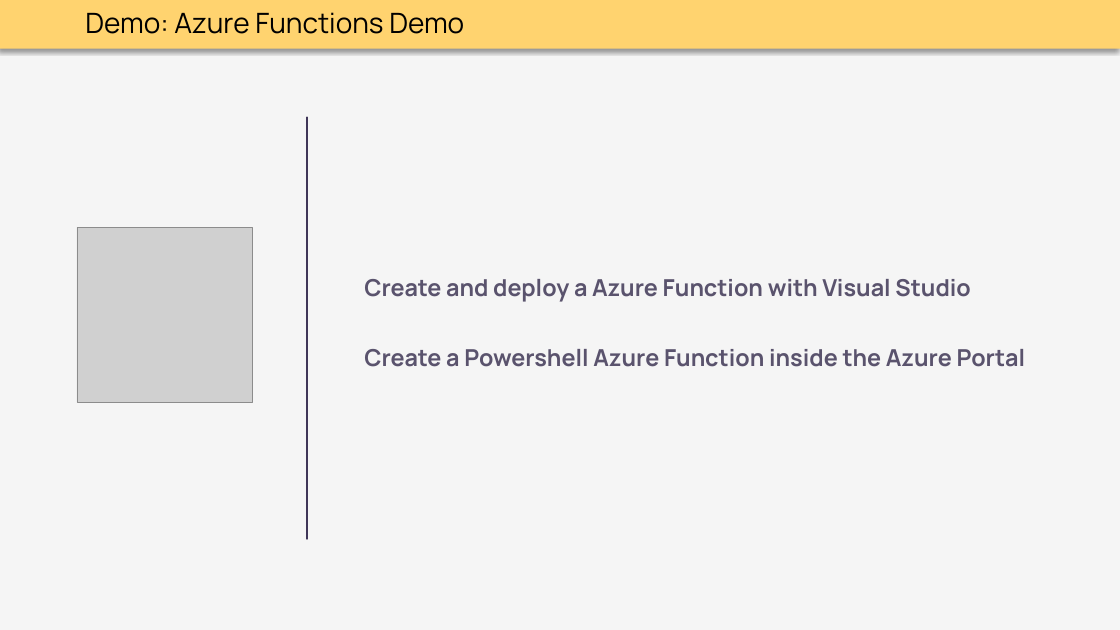
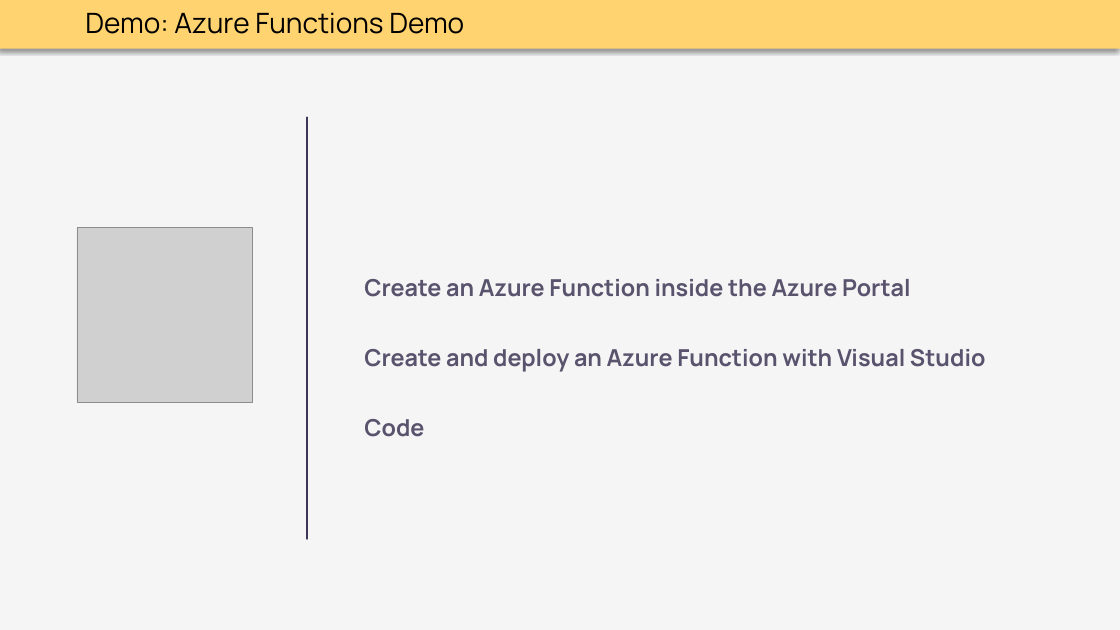
Before and after one commit to thoemmi/DurableFunctionsMeetupRosenheim, a slide deck: slide 10 of slides/Durable_Functions.pptx. Drawn at 1120x630 pixels with LibreOffice and Linux fonts; fonts in the diff are those of the drawing; grey boxes stand for pictures. Boxes give left, top, right and bottom in pixels: in the first picture for what was removed or moved away, otherwise in the second. Text is boxed around its words. In the diff, an @@ line names an element or a change of style, - is before the commit and + after.

Commit message:
fixed typos

```diff
--- a/slides/Durable_Functions.pptx
+++ b/slides/Durable_Functions.pptx
@@ text at (x1=364, y1=279, x2=985, y2=372): text changed @@
-Create and deploy a Azure Function with Visual Studio
-Create a Powershell Azure Function inside the Azure Portal
+Create an Azure Function inside the Azure Portal
+Create and deploy an Azure Function with Visual Studio Code
```
Also in this commit, not shown: 4 other slides changed.
